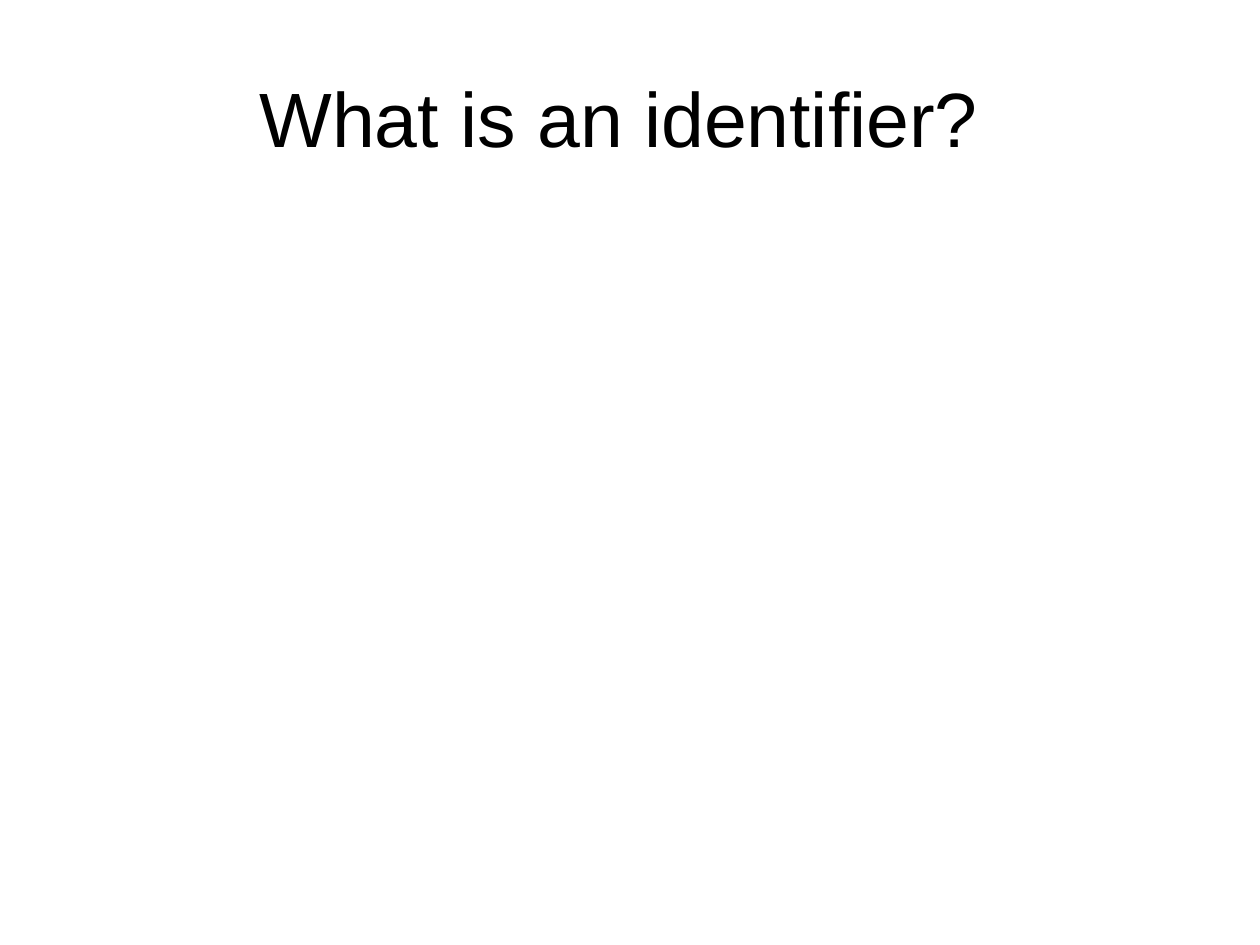
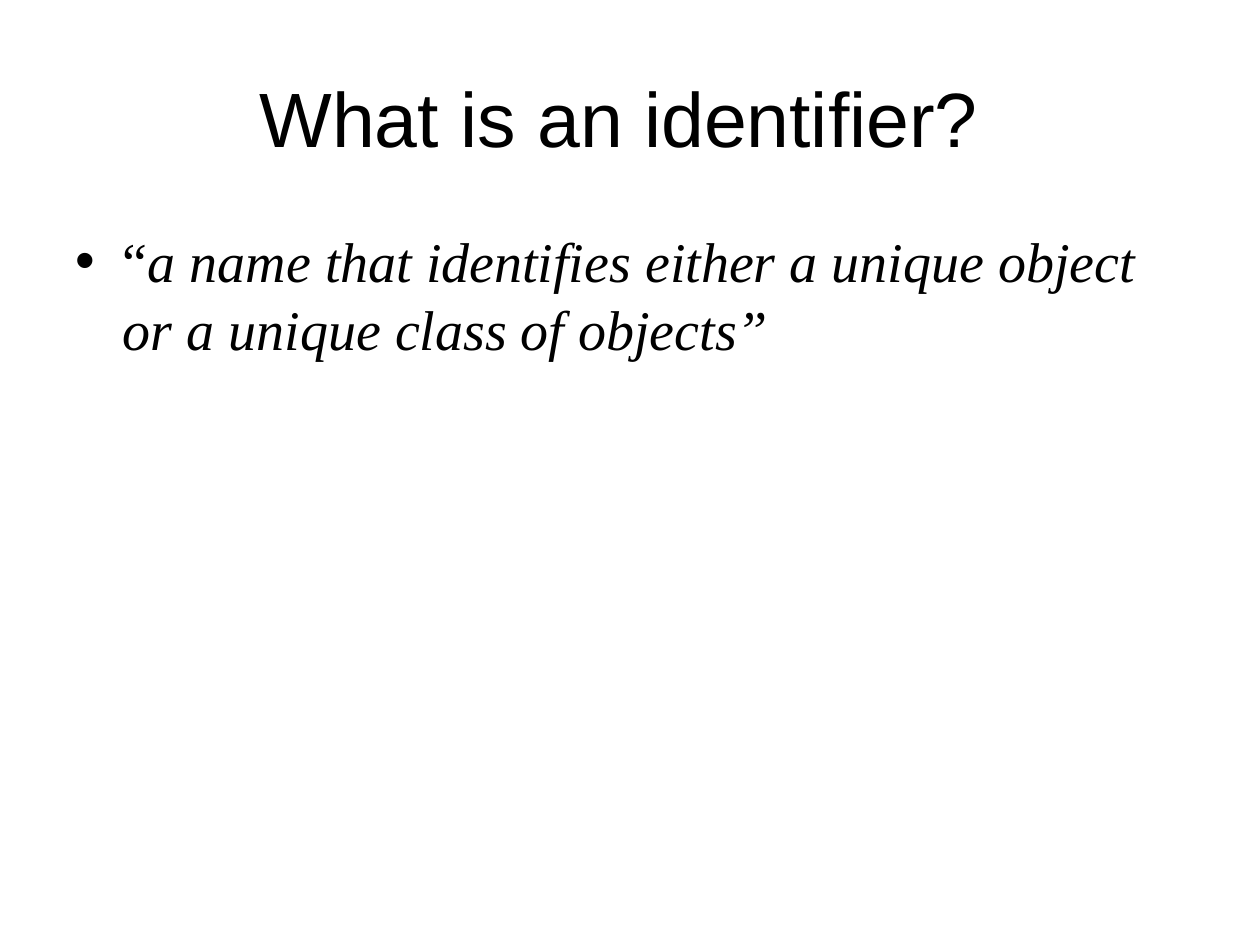
Before and after one commit to DataCurationWorkshop/HongKongCurationWorkshop, a slide deck: slide 2 of Day_1/Lectures/Slides/Day_1_Lecture_Identifier.pptx. Drawn at 1260x945 pixels with LibreOffice and Linux fonts; fonts in the diff are those of the drawing; background and template pictures are left out. Boxes give left, top, right and bottom in pixels: in the first picture for what was removed or moved away, otherwise in the second. Text is boxed around its words. In the diff, an @@ line names an element or a change of style, - is before the commit and + after.

```diff
--- a/Day_1/Lectures/Slides/Day_1_Lecture_Identifier.pptx
+++ b/Day_1/Lectures/Slides/Day_1_Lecture_Identifier.pptx
@@ text added at bbox=[123, 242, 1135, 360], 32 pt, text #000000, italic @@
+• “a name that identifies either a unique object or a unique class of objects”
```
Also in this commit, not shown: 4 other slides changed, 3 slides added, 2 other files.
